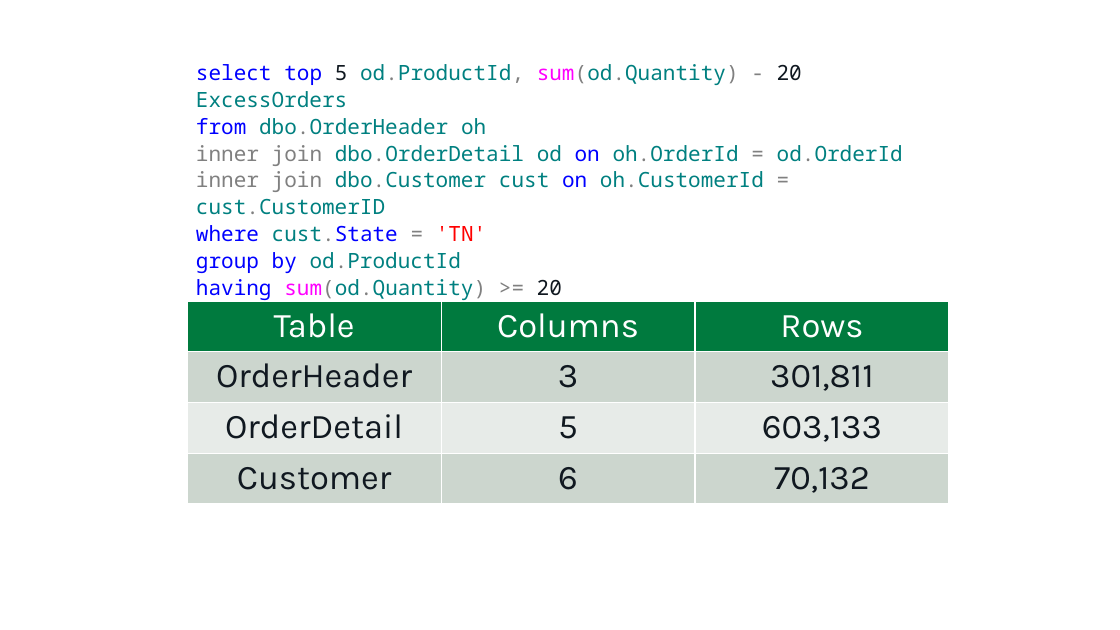
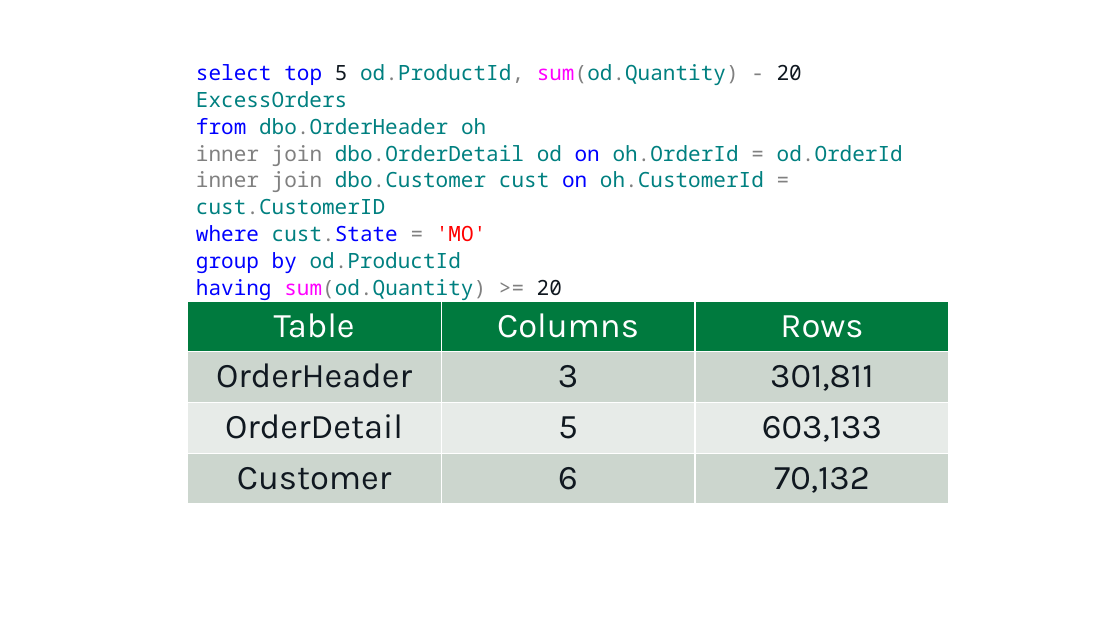
Before and after one commit to tf3604/OptimizerPresentation, a slide deck: slide 8 of Optimizer.pptx. Drawn at 1120x630 pixels with LibreOffice and Linux fonts; fonts in the diff are those of the drawing; background and template pictures are left out. Boxes give left, top, right and bottom in pixels: in the first picture for what was removed or moved away, otherwise in the second. Text is boxed around its words. In the diff, an @@ line names an element or a change of style, - is before the commit and + after.

```diff
--- a/Optimizer.pptx
+++ b/Optimizer.pptx
@@ text at (196, 225, 486, 242): text changed @@
-where cust.State = 'TN'
+where cust.State = 'MO'
```
Also in this commit, not shown: 15 other slides changed.
